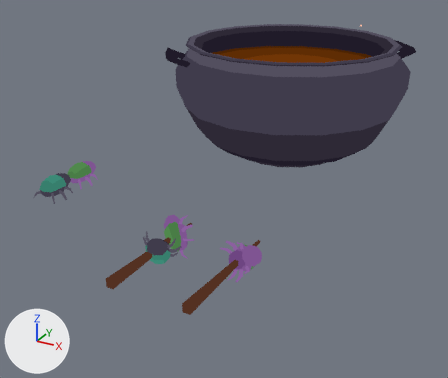
A saved change to the Blender file assets/blender-assets.blend.
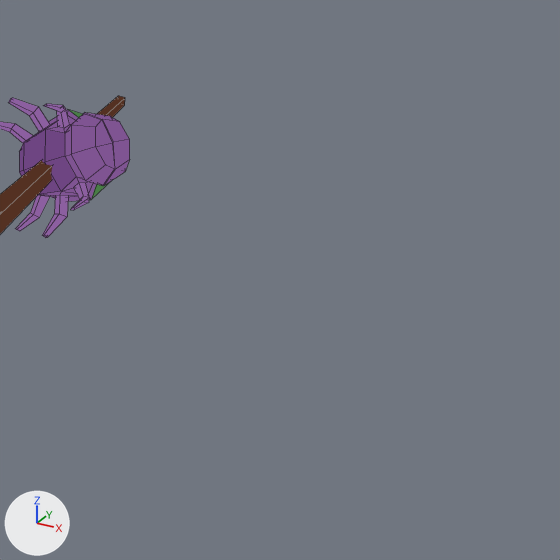
Each version appears first whole from a 50 mm camera at (2.74, -5.22, 2.43) aimed at (-0.06, -0.12, -0.12), and next in a close-up on the part from 50% to 87% of the width and 56% to 100% of the height. Arrows for +X, +Y and +Z are at lower left; the lights stay in place. The close-ups show mesh edges as thin lines.

The older version as bpy lines, for what is in view:
```python
me_plane_003 = bpy.data.meshes.new('Plane.003')
me_plane_003.from_pydata(...)  # 144 vertices, 140 faces; spans x -0.2..0.18, y -0.516..0.577, z -0.191..0.158
me_plane_003.polygons.foreach_set('use_smooth', [True] * 140)
me_plane_003.materials.append(mat_palette)  # picture img_palette_main_png_002
ob_item_bug_snack_1 = bpy.data.objects.new('item-bug-snack-1', me_plane_003)
ob_item_bug_snack_1.location = (0.871, -1.811, 0.051)
```
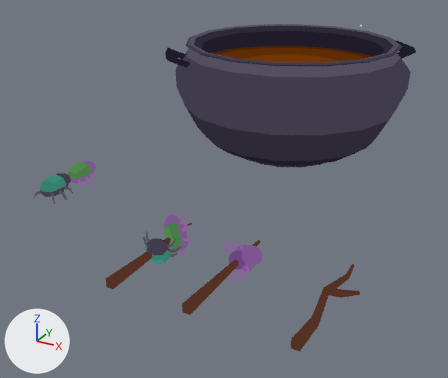
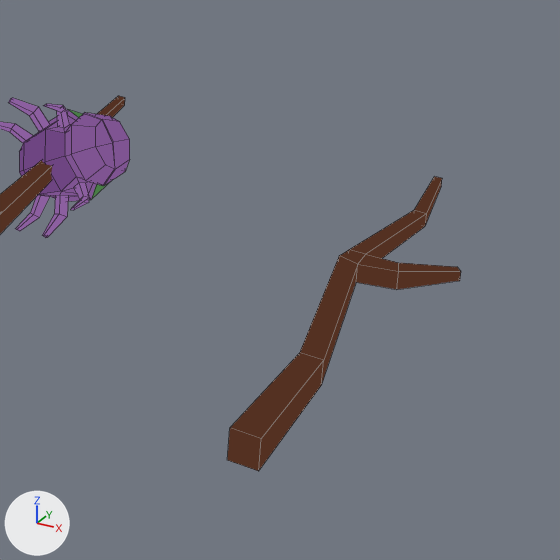
Changed parts and their boxes (x1, y1, x2, y2) in the close-ups (560 x 560 px):
```json
{"object": "item-stick", "change": "added", "after": [227, 176, 461, 471], "on screen": "brown"}
```

The change, as JSON lines over the scene's bpy script:
```json
{"op": "add", "block": "me_plane_006", "code": ["me_plane_006 = bpy.data.meshes.new('Plane.006')", "me_plane_006.from_pydata(...)  # 32 vertices, 30 faces; spans x -0.053..0.176, y -0.516..0.577, z -0.042..0.054", "me_plane_006.polygons.foreach_set('use_smooth', [True] * 30)", "me_plane_006.materials.append(mat_palette)  # picture img_palette_main_png_002"]}
{"op": "add", "block": "ob_item_stick", "code": ["ob_item_stick = bpy.data.objects.new('item-stick', me_plane_006)", "ob_item_stick.location = (1.647, -1.811, 0.051)"]}
```
